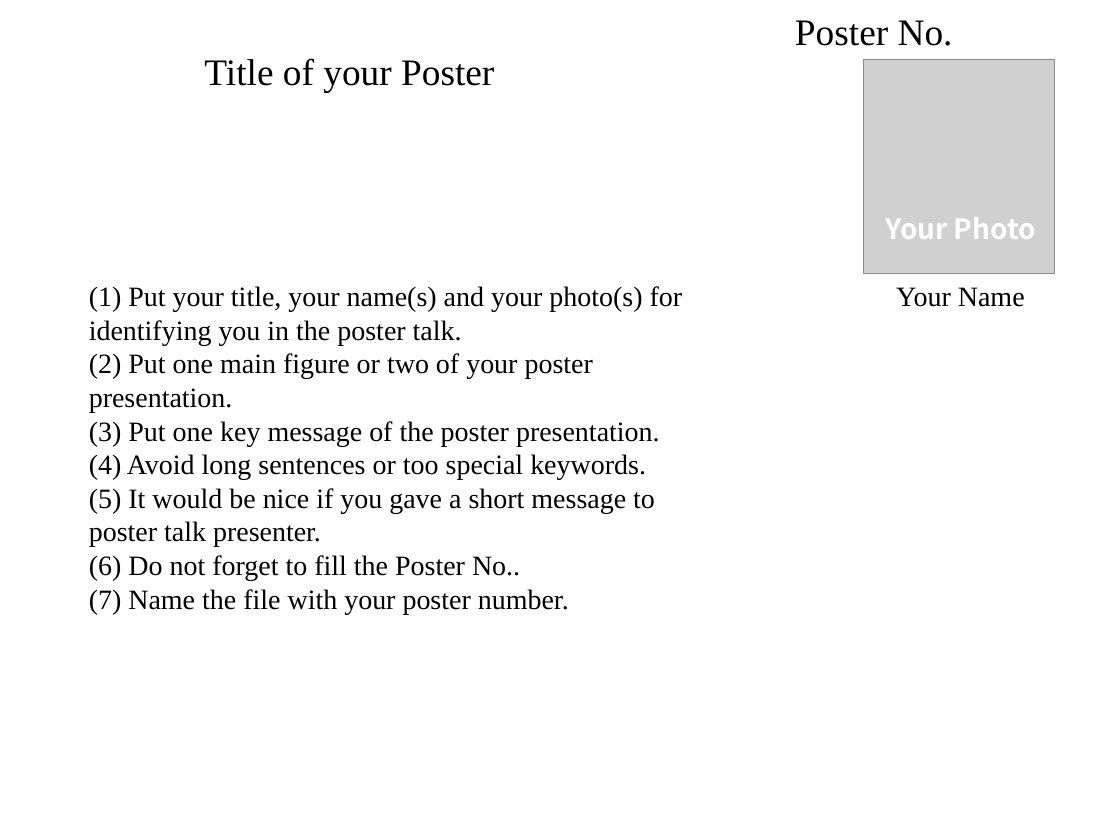
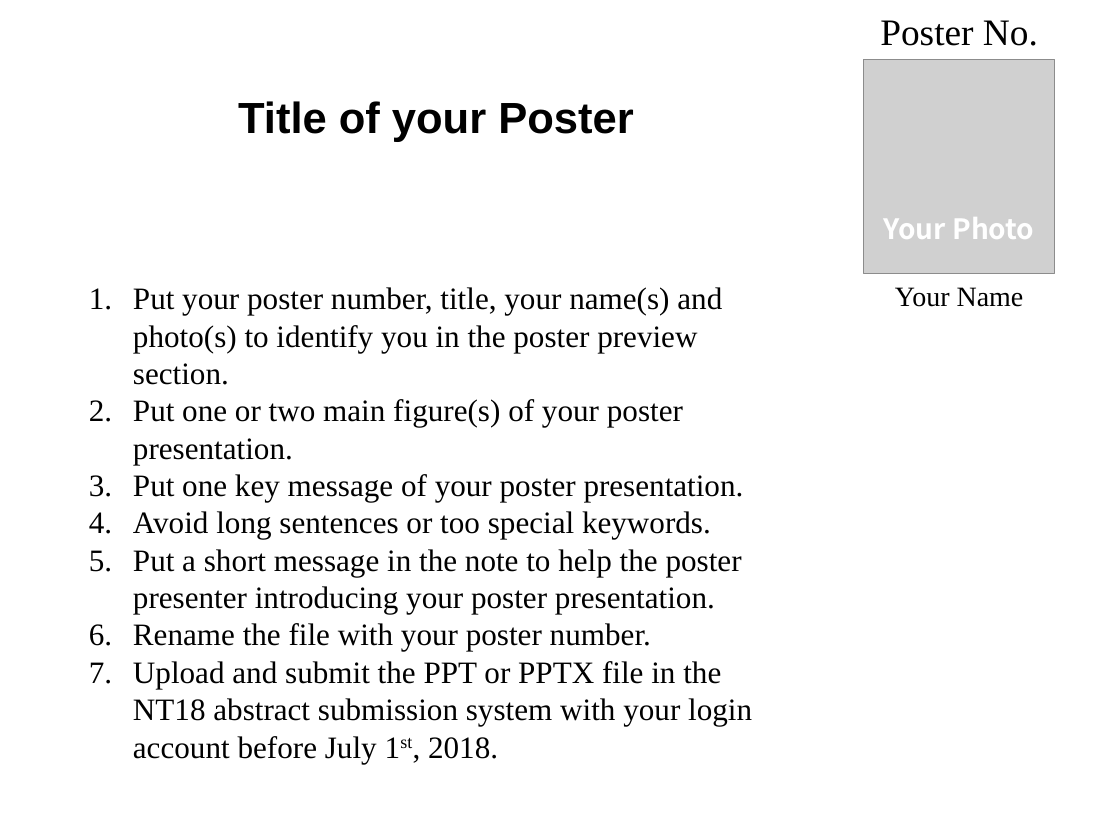
Before and after one commit to visualer/NT18, a slide deck: slide 1 of dist/doc/Your_Poster_Number.pptx. Drawn at 1120x840 pixels with LibreOffice and Linux fonts; fonts in the diff are those of the drawing; grey boxes stand for pictures; background and template pictures are left out. Boxes give left, top, right and bottom in pixels: in the first picture for what was removed or moved away, otherwise in the second. Text is boxed around its words. In the diff, an @@ line names an element or a change of style, - is before the commit and + after.

```diff
--- a/dist/doc/Your_Poster_Number.pptx
+++ b/dist/doc/Your_Poster_Number.pptx
@@ alignment left to centre in 3 elements at [895, 287, 1024, 307], [884, 217, 1034, 239], [880, 20, 1038, 46] @@
@@ text "Poster No.": place and size @@
-text "Poster No." at [795, 20, 953, 46]
+text "Poster No." at [880, 20, 1038, 46]
@@ text "Title of your Poster": place and size @@
-text "Title of your Poster" at [204, 58, 494, 92]
+text "Title of your Poster" at [238, 101, 633, 142]
@@ text "Title of your Poster" at [238, 101, 633, 142]: size 24 to 28 pt, font Times New Roman to Arial, bold on; alignment left to centre @@
@@ text at [133, 287, 752, 726]: text changed; size 18 to 20 pt @@
-(1) Put your title, your name(s) and your photo(s) for identifying you in the poster talk.
-(2) Put one main figure or two of your poster presentation.
-(3) Put one key message of the poster presentation.
-(4) Avoid long sentences or too special keywords.
-(5) It would be nice if you gave a short message to poster talk presenter.
-(6) Do not forget to fill the Poster No..
-(7) Name the file with your poster number.
+1. Put your poster number, title, your name(s) and photo(s) to identify you in the poster preview section.
+2. Put one or two main figure(s) of your poster presentation.
+3. Put one key message of your poster presentation.
+4. Avoid long sentences or too special keywords.
+5. Put a short message in the note to help the poster presenter introducing your poster presentation.
+6. Rename the file with your poster number.
+7. Upload and submit the PPT or PPTX file in the NT18 abstract submission system with your login account before July 1st, 2018.
```
Also in this commit, not shown: 2 other files.
